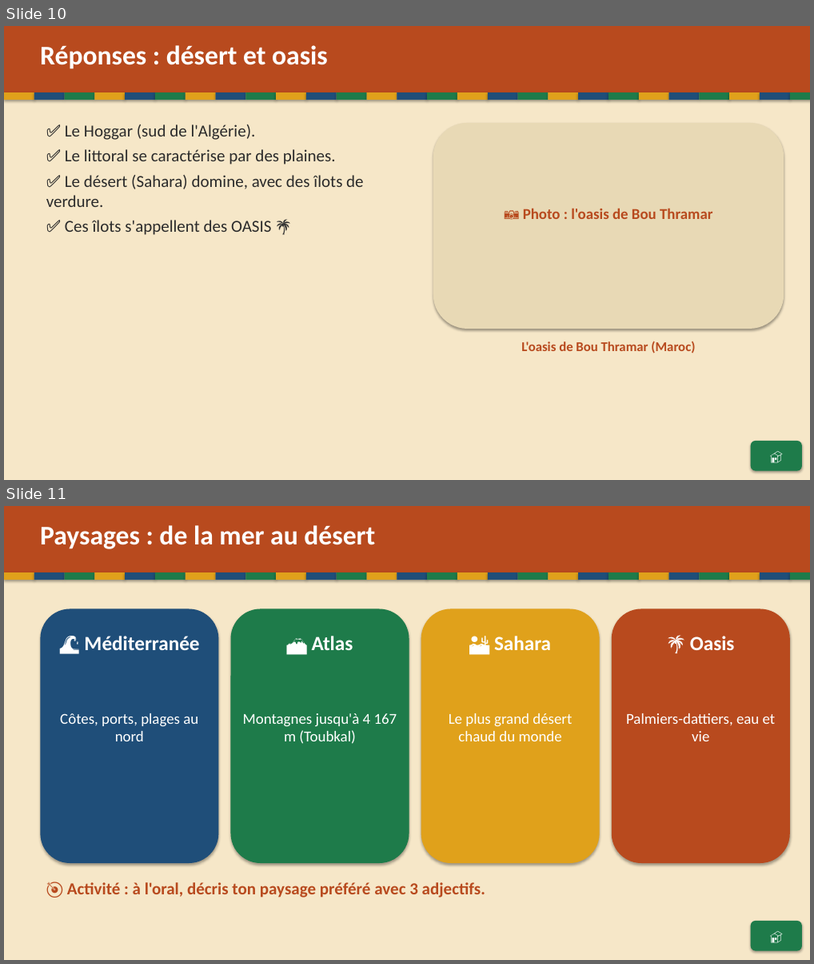
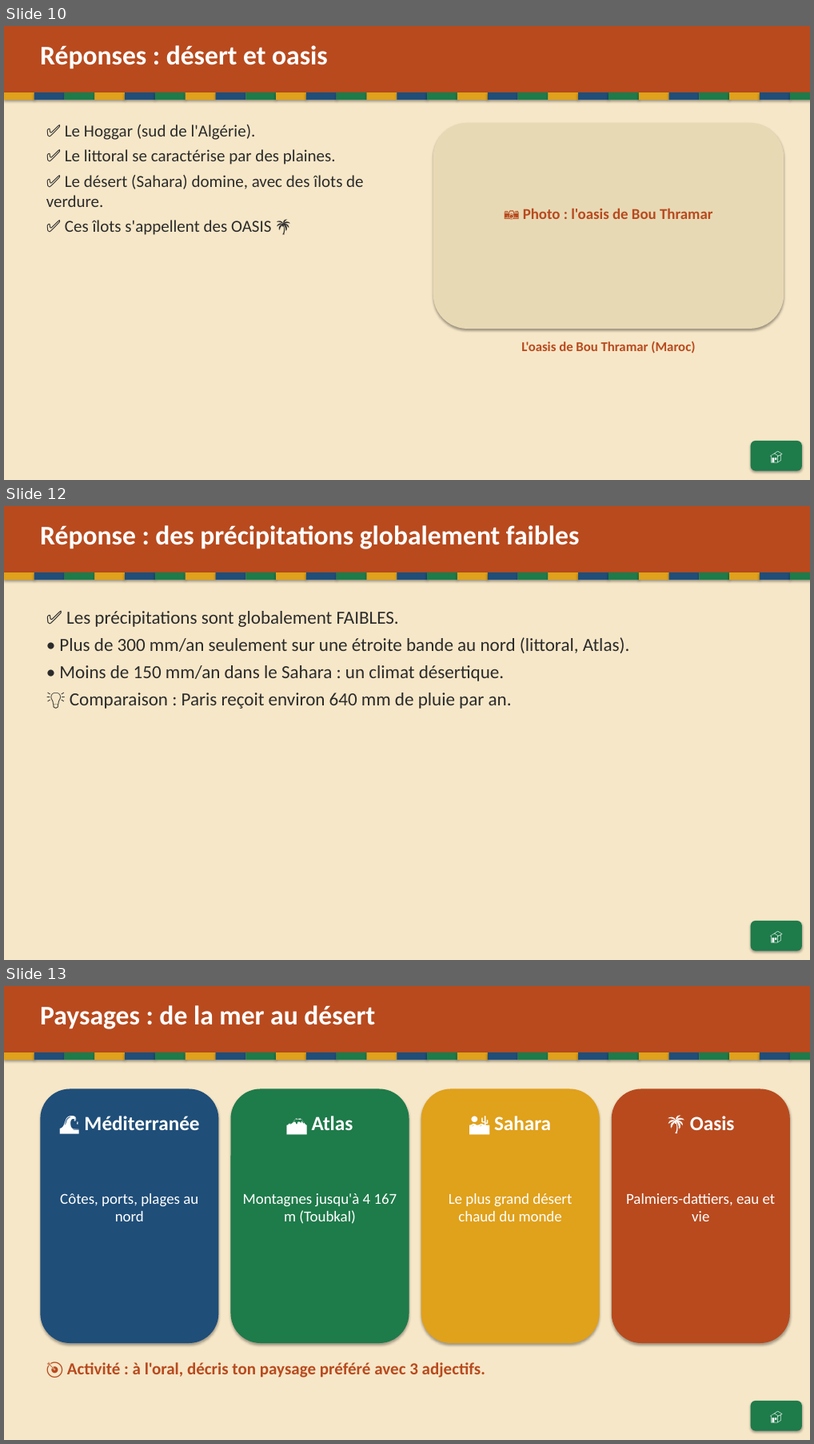
Before and after one commit to Paquereauman/Paquereauman, a slide deck: maghreb/maghreb-interactif.pptx. Shown one above the other, each under a label of ours: slides 10 and 11 before the commit, slides 10, 12 and 13 after it; the slides between them are not shown. The pictures are 814x964 and 814x1444 pixels, drawn with LibreOffice and Linux fonts; fonts in the diff are those of the drawing. Boxes give left, top, right and bottom in pixels: in the first picture for what was removed or moved away, otherwise in the second. Text is boxed around its words. In the diff, an @@ line names an element or a change of style, - is before the commit and + after.

```diff
--- a/maghreb/maghreb-interactif.pptx
+++ b/maghreb/maghreb-interactif.pptx
@@ slide 12 added at (4,506,810,960), background #FFFFFF @@
@@ rectangle added at (4,506,810,960), fill #F6E7C8 @@
@@ rectangle added at (4,506,810,572), fill #B84A1E @@
@@ text added at (40,525,579,549), 32 pt, text #FFFFFF, bold @@
+Réponse : des précipitations globalement faibles
@@ rectangle added at (4,572,34,580), fill #E0A11B @@
@@ rectangle added at (34,572,65,580), fill #1F4E79 @@
@@ rectangle added at (65,572,94,580), fill #1E7B4A @@
@@ rectangle added at (94,572,125,580), fill #E0A11B @@
@@ rectangle added at (125,572,155,580), fill #1F4E79 @@
@@ rectangle added at (155,572,186,580), fill #1E7B4A @@
@@ rectangle added at (186,572,216,580), fill #E0A11B @@
@@ rectangle added at (216,572,246,580), fill #1F4E79 @@
@@ rectangle added at (246,572,276,580), fill #1E7B4A @@
@@ rectangle added at (276,572,306,580), fill #E0A11B @@
@@ rectangle added at (306,572,337,580), fill #1F4E79 @@
@@ rectangle added at (337,572,367,580), fill #1E7B4A @@
@@ rectangle added at (367,572,398,580), fill #E0A11B @@
@@ rectangle added at (398,572,427,580), fill #1F4E79 @@
@@ rectangle added at (427,572,458,580), fill #1E7B4A @@
@@ rectangle added at (458,572,488,580), fill #E0A11B @@
@@ rectangle added at (488,572,518,580), fill #1F4E79 @@
@@ rectangle added at (518,572,549,580), fill #1E7B4A @@
@@ rectangle added at (549,572,578,580), fill #E0A11B @@
@@ rectangle added at (578,572,609,580), fill #1F4E79 @@
@@ rectangle added at (609,572,639,580), fill #1E7B4A @@
@@ rectangle added at (639,572,670,580), fill #E0A11B @@
@@ rectangle added at (670,572,700,580), fill #1F4E79 @@
@@ rectangle added at (700,572,730,580), fill #1E7B4A @@
@@ rectangle added at (730,572,760,580), fill #E0A11B @@
@@ rectangle added at (760,572,790,580), fill #1F4E79 @@
@@ rectangle added at (790,572,810,580), fill #1E7B4A @@
@@ text added at (59,611,630,708), 22 pt, text #2B2B2B @@
+✅ Les précipitations sont globalement FAIBLES.
+• Plus de 300 mm/an seulement sur une étroite bande au nord (littoral, Atlas).
+• Moins de 150 mm/an dans le Sahara : un climat désertique.
+💡 Comparaison : Paris reçoit environ 640 mm de pluie par an.
@@ rounded rectangle added at (751,920,802,951), fill #1E7B4A, 16 pt, text #FFFFFF, bold @@
+🏠
@@ what was slide 11 is now slide 13 @@
```
Also in this commit, not shown: 1 other slide added.
